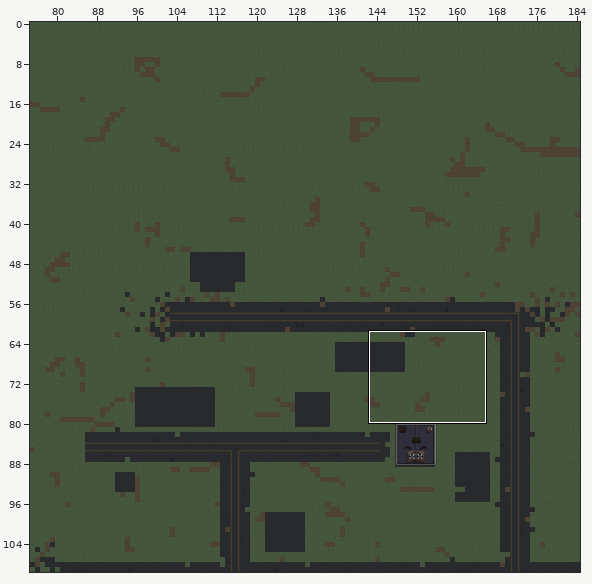
Level history. Tiled map: data/world/summer_island/map.tmx. Above, an overview of the earlier version with the close-up marked.
Close-up. The starting point:
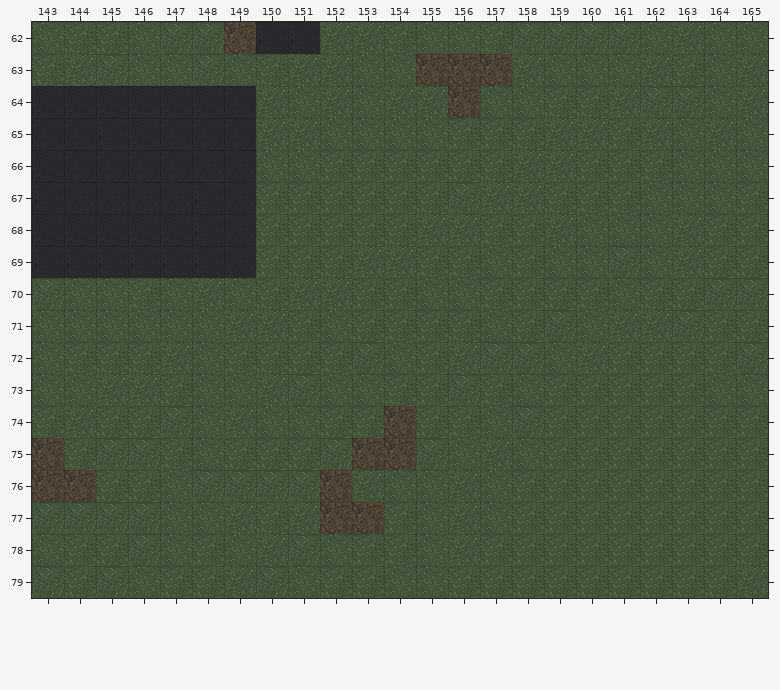
Cells are 32x32 px. Shown: x 143..165, y 62..79.
And afterwards:
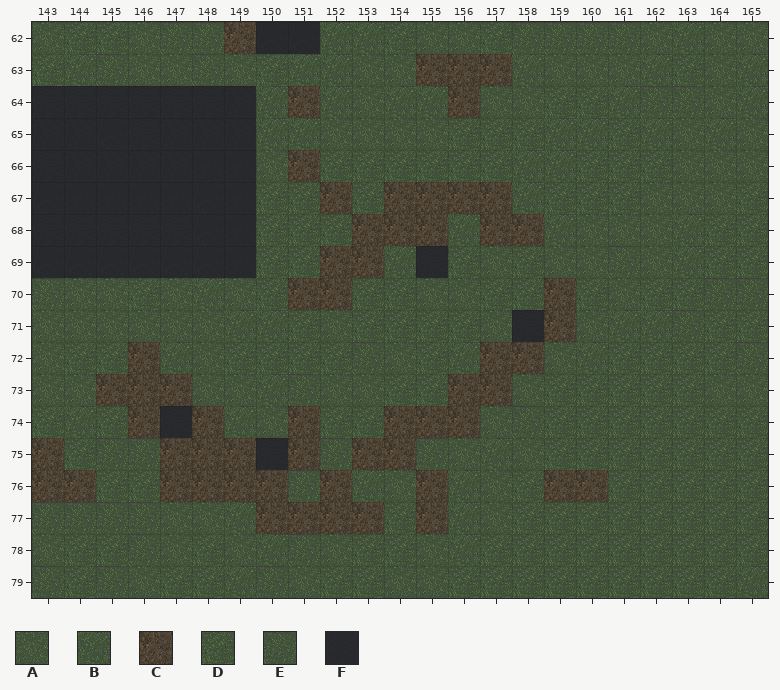
Key: from "Ground_as_tiles": A 190, B 191, C 199, D 235, E 236, F 460.
_ is an empty cell.
The exact change:
Layer "ground":
Tile A gives way to tile C in row 64 at x 151; in row 66 at x 151; in row 74 at x 148 and 151; in row 75 at x 148; in row 76 at x 147 and 155; in row 77 at x 155.
Tile B gives way to tile C in row 67 at x 157; in row 68 at x 155; in row 69 at x 153; in row 70 at x 151 to 152; in row 73 at x 145 to 146; in row 77 at x 151.
Tile D gives way to tile C in row 67 at x 152 and 154 to 155; in row 68 at x 153 to 154 and 157 to 158; in row 69 at x 152; in row 70 at x 159; in row 72 at x 146; in row 73 at x 147 and 157.
Tile D gives way to tile C in row 74 at x 146 and 155 to 156; in row 75 at x 147, 149 and 151; in row 76 at x 159 to 160; in row 77 at x 150.
Tile E gives way to tile C in row 67 at x 156; in row 71 at x 159; in row 72 at x 157 to 158; in row 73 at x 156; in row 76 at x 148 to 150.
Tile D gives way to tile F in row 69 at x 155; in row 71 at x 158; in row 75 at x 150.
Tile E gives way to tile F in row 74 at x 147.
Pixel boxes of the changes (left, top, right, bottom) in both close-ups:
changed: (288, 86, 320, 118)
changed: (96, 150, 608, 534)
